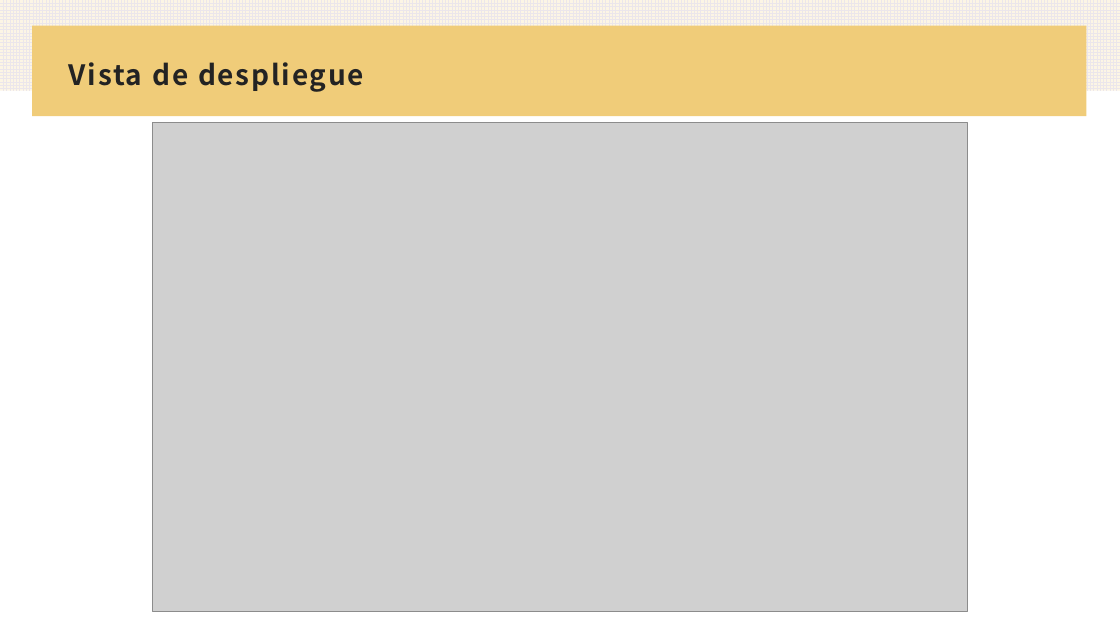
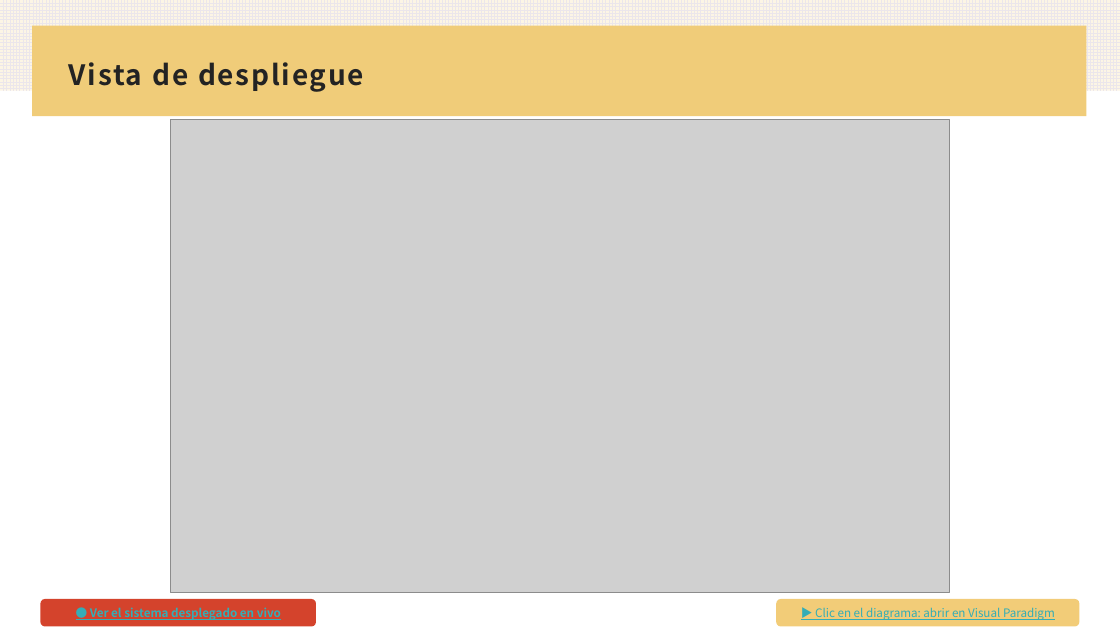
Before and after one commit to danielchauxgcampusucceduco/KartRent-Arquitectura, a slide deck: slide 6 of diapositivas/KartRent.pptx. Drawn at 1120x630 pixels with LibreOffice and Linux fonts; fonts in the diff are those of the drawing; grey boxes stand for pictures. Boxes give left, top, right and bottom in pixels: in the first picture for what was removed or moved away, otherwise in the second. Text is boxed around its words. In the diff, an @@ line names an element or a change of style, - is before the commit and + after.

Commit message:
Presentación animada, vista de desarrollo detallada y demo desplegada en Render

```diff
--- a/diapositivas/KartRent.pptx
+++ b/diapositivas/KartRent.pptx
@@ picture: place and size @@
-picture at bbox=[153, 122, 968, 612]
+picture at bbox=[171, 119, 949, 592]
@@ rounded rectangle added at bbox=[40, 599, 316, 627], fill #D4432C, 10 pt, text #34ADB6, bold, underline @@
+● Ver el sistema desplegado en vivo
@@ rounded rectangle added at bbox=[776, 599, 1080, 627], fill #F2CC78, 10 pt, text #34ADB6, underline @@
+▶ Clic en el diagrama: abrir en Visual Paradigm
```
Also in this commit, not shown: 6 other slides changed, 9 other files.
